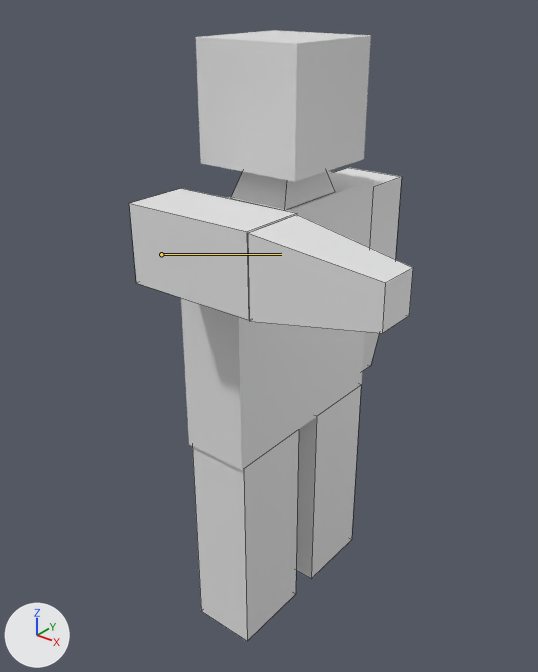
A saved change to the Blender file Scenes/Player/Player.blend.
Before and after are seen from a camera (50 mm lens) standing at (7.85, -10.21, 14.51) and looking at (0.18, -0.61, 8.56). The axes (+X, +Y, +Z) are drawn at lower left. The lights are the same throughout. Both versions are drawn at the pose saved in each file; the numbers are the values there. The bones that change are drawn over the model as lines. Mesh edges are drawn as thin lines on the coarser meshes.
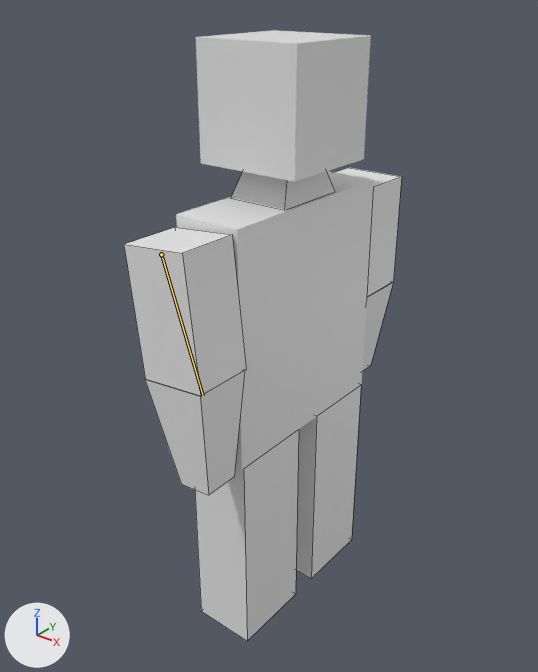
The change in detail:
Bone 'Bone.007' (bone_bone_007) turns from (-7, -8, -90) to (-1, 0, -6) degrees about its own x, y and z.

Where the change shows, as pixel boxes (x1, y1, x2, y2) in the pictures (538 x 672 px):
'Cube.003', posed: before (248, 215, 413, 333); after (145, 371, 245, 495)
'Cube.004', posed (27% narrower, 28% taller): before (129, 188, 297, 320); after (124, 227, 246, 396)
bone 'Bone.007', root to tip: before (161, 254) to (281, 254); after (161, 254) to (203, 396)
